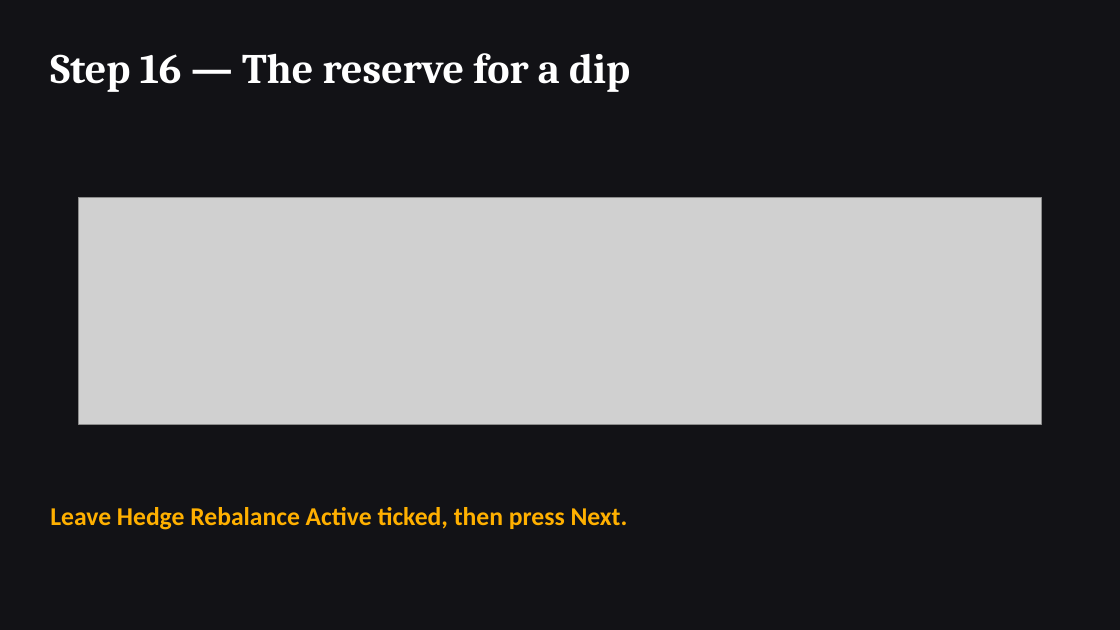
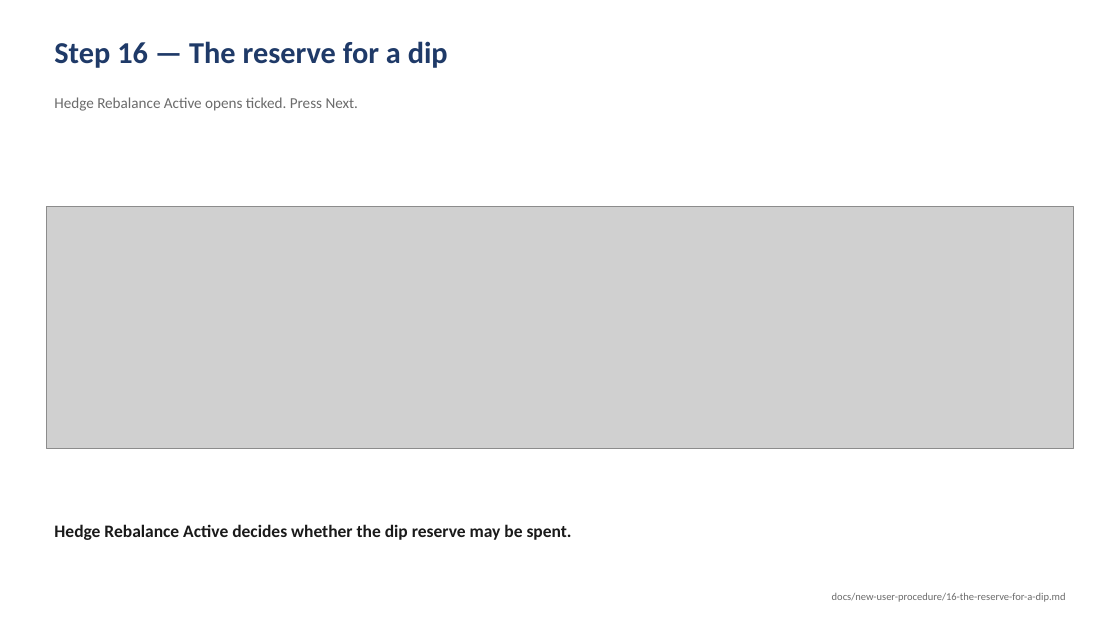
Before and after one commit to Acervator-LLC/ACERVATOR, a slide deck: slide 16 of docs/new-user-procedure/New-User-Procedure.pptx. Drawn at 1120x630 pixels with LibreOffice and Linux fonts; fonts in the diff are those of the drawing; grey boxes stand for pictures. Boxes give left, top, right and bottom in pixels: in the first picture for what was removed or moved away, otherwise in the second. Text is boxed around its words. In the diff, an @@ line names an element or a change of style, - is before the commit and + after.

```diff
--- a/docs/new-user-procedure/New-User-Procedure.pptx
+++ b/docs/new-user-procedure/New-User-Procedure.pptx
@@ background #121216 to #FFFFFF @@
@@ text "Step 16 — The reserve ...": place and size @@
-text "Step 16 — The reserve ..." at [50,53,630,92]
+text "Step 16 — The reserve ..." at [54,41,448,68]
@@ text "Step 16 — The reserve ..." at [54,41,448,68]: size 36 to 26 pt, font Cambria to Calibri, text colour #FFFFFF to #1F3A68; less space between paragraphs @@
@@ text at [54,97,359,111]: text changed; size 22 to 13 pt; text colour #FFB000 to #6B6B6B; bold off @@
-Leave Hedge Rebalance Active ticked, then press Next.
+Hedge Rebalance Active opens ticked. Press Next.
@@ picture: place and size @@
-picture at [79,197,1042,424]
+picture at [46,207,1074,449]
@@ text added at [54,524,572,540], 15 pt, text #1A1A1A, bold @@
+Hedge Rebalance Active decides whether the dip reserve may be spent.
@@ text added at [832,593,1066,602], 9 pt, text #6B6B6B @@
+docs/new-user-procedure/16-the-reserve-for-a-dip.md
```
Also in this commit, not shown: 26 other slides changed, 2 other files.
